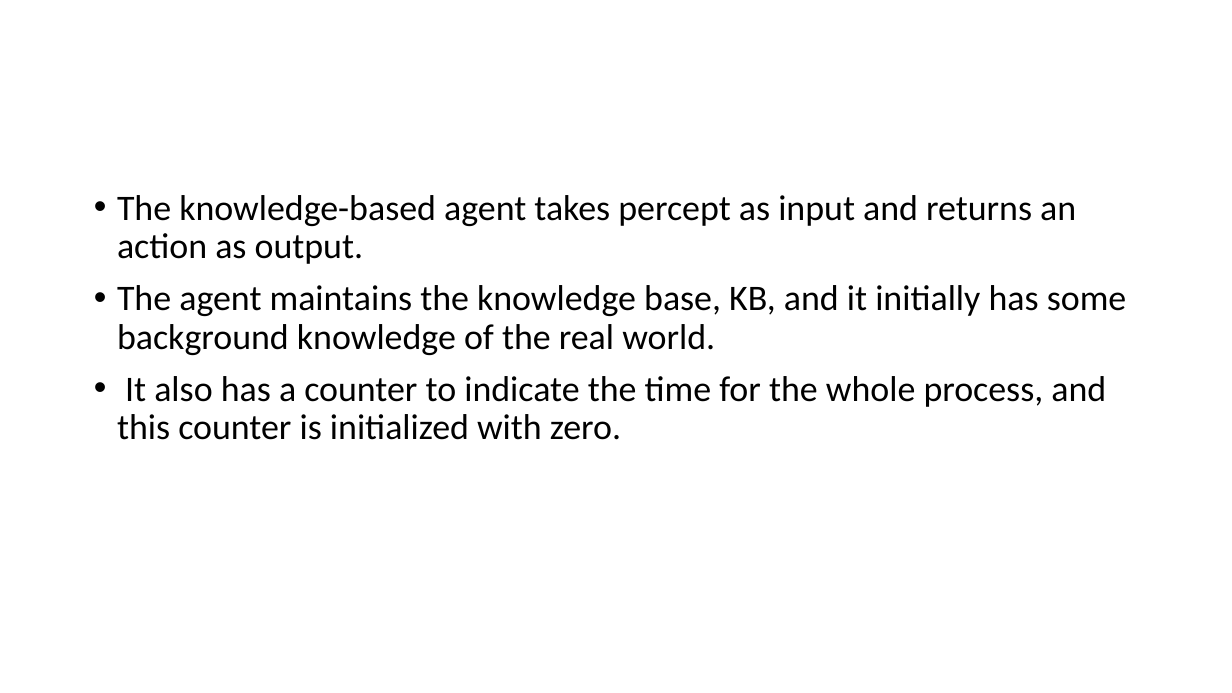
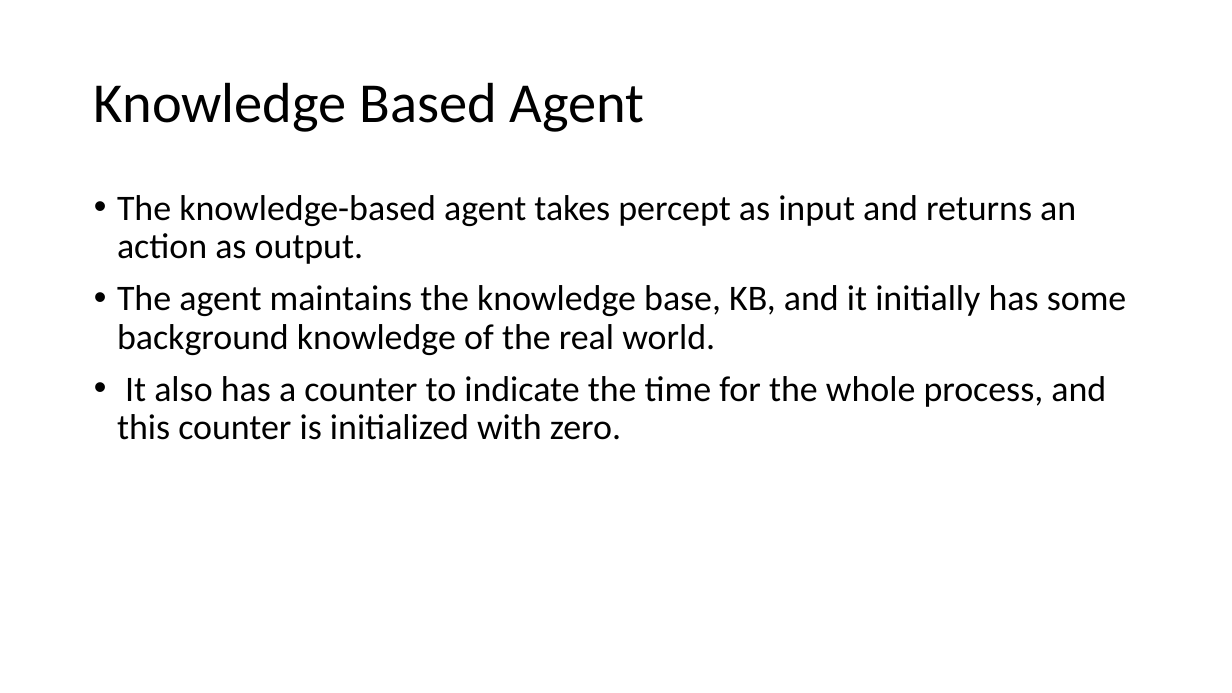
Before and after one commit to devipriyak/AI_ml-iv-sem-21-batch, a slide deck: slide 10 of Chapter 3-Logical Events.pptx. Drawn at 1232x693 pixels with LibreOffice and Linux fonts; fonts in the diff are those of the drawing. Boxes give left, top, right and bottom in pixels: in the first picture for what was removed or moved away, otherwise in the second. Text is boxed around its words. In the diff, an @@ line names an element or a change of style, - is before the commit and + after.

```diff
--- a/Chapter 3-Logical Events.pptx
+++ b/Chapter 3-Logical Events.pptx
@@ title added at [94, 82, 645, 132], 44 pt, text #000000 @@
+Knowledge Based Agent
```
Also in this commit, not shown: 1 other slide changed.
